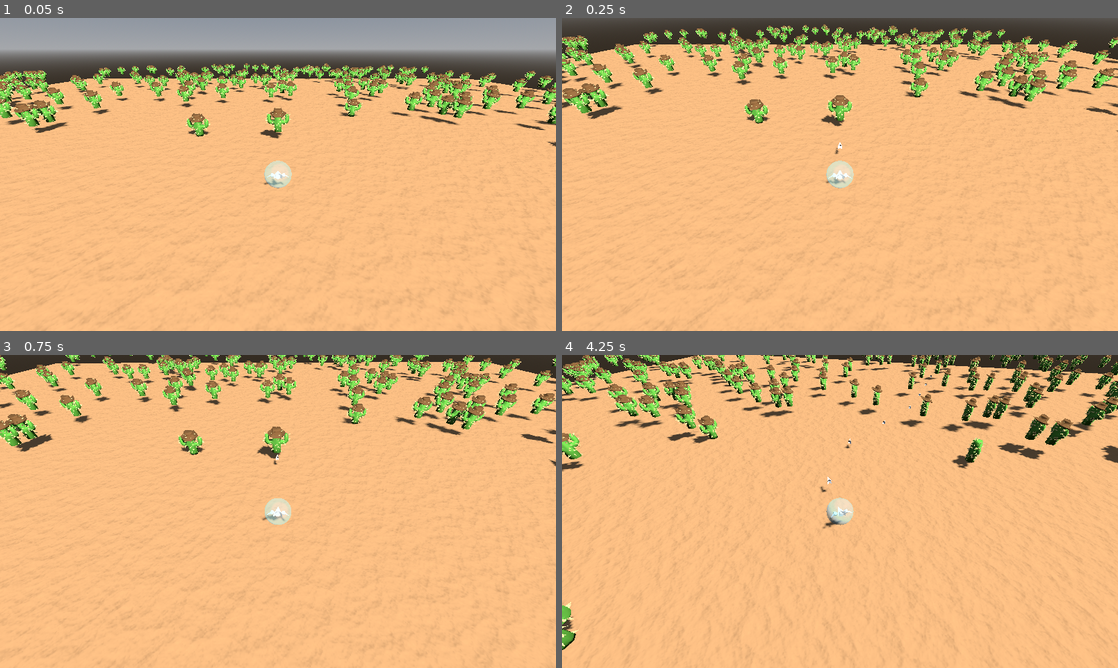
Above: before the commit, frames 1-4 (two rows, left to right).
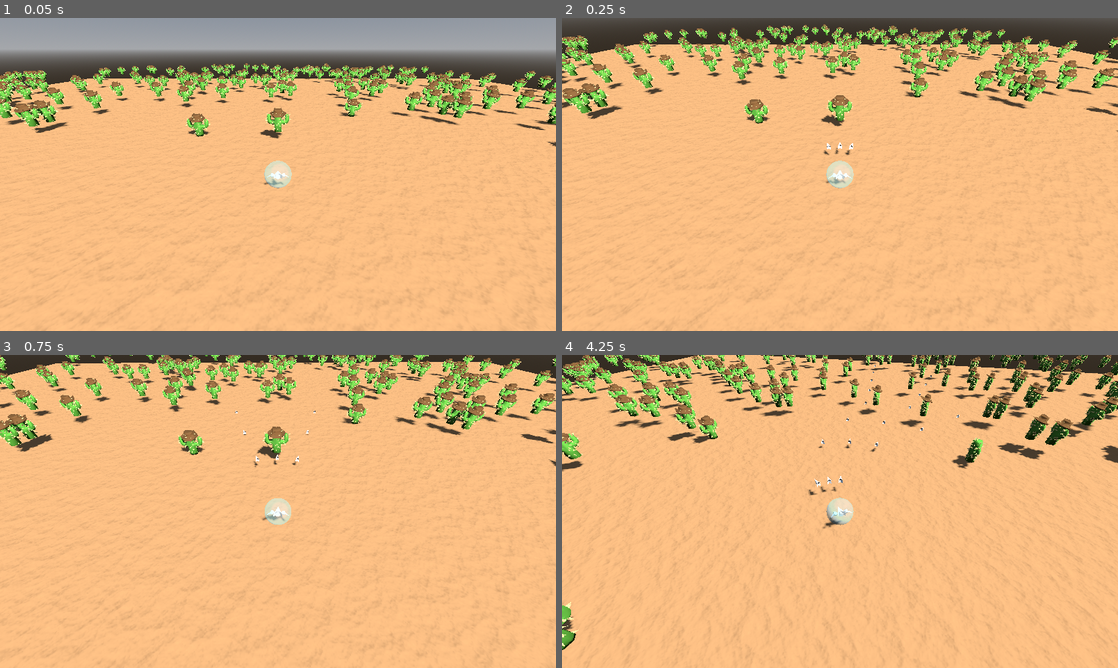
Above: after the commit, the same moments.

Repository: dicemaster5/BubbleSurvivors
Game: Godot game, scene res://scenes/world.tscn
Same seed, same stepped clock (60 frames per second), same inputs: the game is played once before the commit and once after it.
Inputs:
- Up to frame 1 (0.05 s): no input
- Up to frame 2 (0.25 s): no input
- Up to frame 3 (0.75 s): hold D (move_right) from 0.53 s (still down)
- Up to frame 4 (4.25 s): release D (move_right) at 1.28 s; hold S (move_down) 1.28-2.03 s; hold D (move_right) 2.03-2.78 s; hold W (move_up) 2.78-3.53 s; hold A (move_left) from 3.53 s (still down)

Frame 1 is identical in both runs. In frame 2, less than 0.1% of the frame differs, in the area x 47-71%, y 8-44%; in frame 3, less than 0.1%; in frame 4, 0.8%, in the area x 0-75%, y 0-45%.

Commit message:
Add more weapon types

Diff:
--- a/scripts/projectile_spawner.gd
+++ b/scripts/projectile_spawner.gd
@@ -2,8 +2,15 @@
 
 @export var projectile_scene: PackedScene
 @export var fire_rate: float = 0.2
+@export var weapon_kind: WeaponKind = WeaponKind.Shotgun
 
 @onready var fire_timer: Timer = $FireTimer
+
+enum WeaponKind {
+	BasicGun,
+	Shotgun,
+	BigShotgun
+}
 
 func _ready() -> void:
 	fire_timer.timeout.connect(_on_fire_timer_timeout)
@@ -11,17 +18,35 @@
 	fire_timer.start()
 
 func _on_fire_timer_timeout() -> void:
-	spawn_projectile()
+	match weapon_kind:
+		WeaponKind.BasicGun:
+			spawn_basic_gun_projectile()
+		WeaponKind.Shotgun:
+			spawn_shotgun_projectiles(3, PI / 6.0)
+		WeaponKind.BigShotgun:
+			spawn_shotgun_projectiles(5, PI / 3.0)
 
-func spawn_projectile() -> void:
+func spawn_basic_gun_projectile() -> void:
 	var projectile = projectile_scene.instantiate()
 	var parent = get_tree().get_root().get_node("World")
 	var player = parent.get_node("Player")
 	var fire_direction = -player.transform.basis.z.normalized()
 
-	# Todo: what do we do with this as the player grows?
 	var fire_offset = fire_direction * 2.0
 
 	projectile.direction = fire_direction
 	parent.add_child(projectile)
 	projectile.global_position = player.global_position + fire_offset
+
+func spawn_shotgun_projectiles(num_projectiles: int, angle_spread: float) -> void:
+	for i in range(num_projectiles):
+		var projectile = projectile_scene.instantiate()
+		var parent = get_tree().get_root().get_node("World")
+		var player = parent.get_node("Player")
+		var central_fire_direction = -player.transform.basis.z.normalized()
+		var fire_direction = central_fire_direction.rotated(Vector3.UP, angle_spread * ((float(i) / float(num_projectiles - 1)) - 0.5))
+
+		var fire_offset = fire_direction * 2.0
+		projectile.direction = fire_direction
+		parent.add_child(projectile)
+		projectile.global_position = player.global_position + fire_offset
